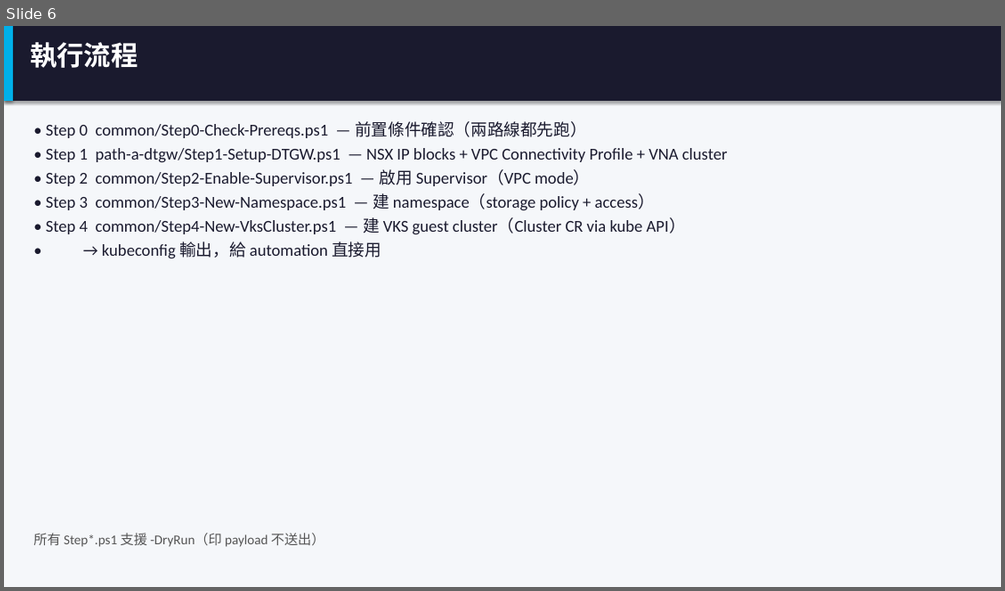
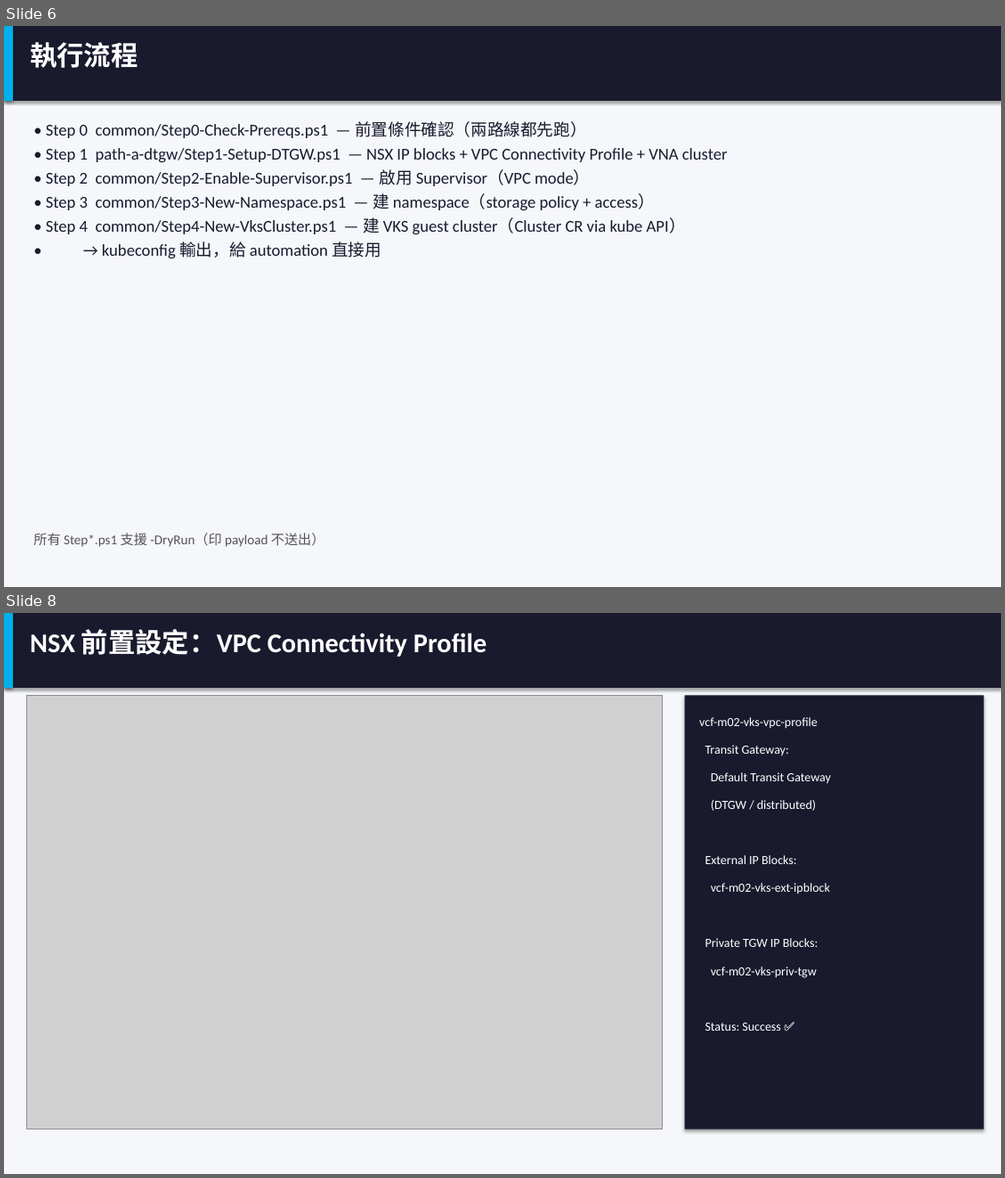
Before and after one commit to kostenyang/vcf9.1vks, a slide deck: VKS-on-VCF91.pptx. Shown one above the other, each under a label of ours: slide 6 before the commit, slides 6 and 8 after it; the slides between them are not shown. The pictures are 1005x591 and 1005x1178 pixels, drawn with LibreOffice and Linux fonts; fonts in the diff are those of the drawing; grey boxes stand for pictures. Boxes give left, top, right and bottom in pixels: in the first picture for what was removed or moved away, otherwise in the second. Text is boxed around its words. In the diff, an @@ line names an element or a change of style, - is before the commit and + after.

```diff
--- a/VKS-on-VCF91.pptx
+++ b/VKS-on-VCF91.pptx
@@ slide 8 added at bbox=[4, 613, 1001, 1174], background #FFFFFF @@
@@ rectangle added at bbox=[4, 613, 1001, 1174], fill #F5F7FA @@
@@ rectangle added at bbox=[4, 613, 1001, 688], fill #1A1A2E @@
@@ rectangle added at bbox=[4, 613, 13, 688], fill #00B0EA @@
@@ text added at bbox=[30, 629, 486, 657], 26 pt, text #FFFFFF, bold @@
+NSX 前置設定：VPC Connectivity Profile
@@ picture added at bbox=[26, 695, 662, 1129] @@
@@ rectangle added at bbox=[685, 695, 984, 1129], fill #1A1A2E @@
@@ text added at bbox=[699, 717, 817, 729], 12 pt, text #FFFFFF @@
+vcf-m02-vks-vpc-profile
@@ text added at bbox=[705, 745, 789, 756], 12 pt, text #FFFFFF @@
+Transit Gateway:
@@ text added at bbox=[711, 772, 830, 784], 12 pt, text #FFFFFF @@
+Default Transit Gateway
@@ text added at bbox=[711, 800, 816, 811], 12 pt, text #FFFFFF @@
+(DTGW / distributed)
@@ text added at bbox=[705, 855, 797, 864], 12 pt, text #FFFFFF @@
+External IP Blocks:
@@ text added at bbox=[711, 883, 830, 894], 12 pt, text #FFFFFF @@
+vcf-m02-vks-ext-ipblock
@@ text added at bbox=[705, 938, 818, 947], 12 pt, text #FFFFFF @@
+Private TGW IP Blocks:
@@ text added at bbox=[711, 966, 817, 978], 12 pt, text #FFFFFF @@
+vcf-m02-vks-priv-tgw
@@ text added at bbox=[705, 1022, 780, 1030], 12 pt, text #FFFFFF @@
+Status: Success ✅
```
Also in this commit, not shown: 1 slide changed, 4 other slides added, 25 other files.
